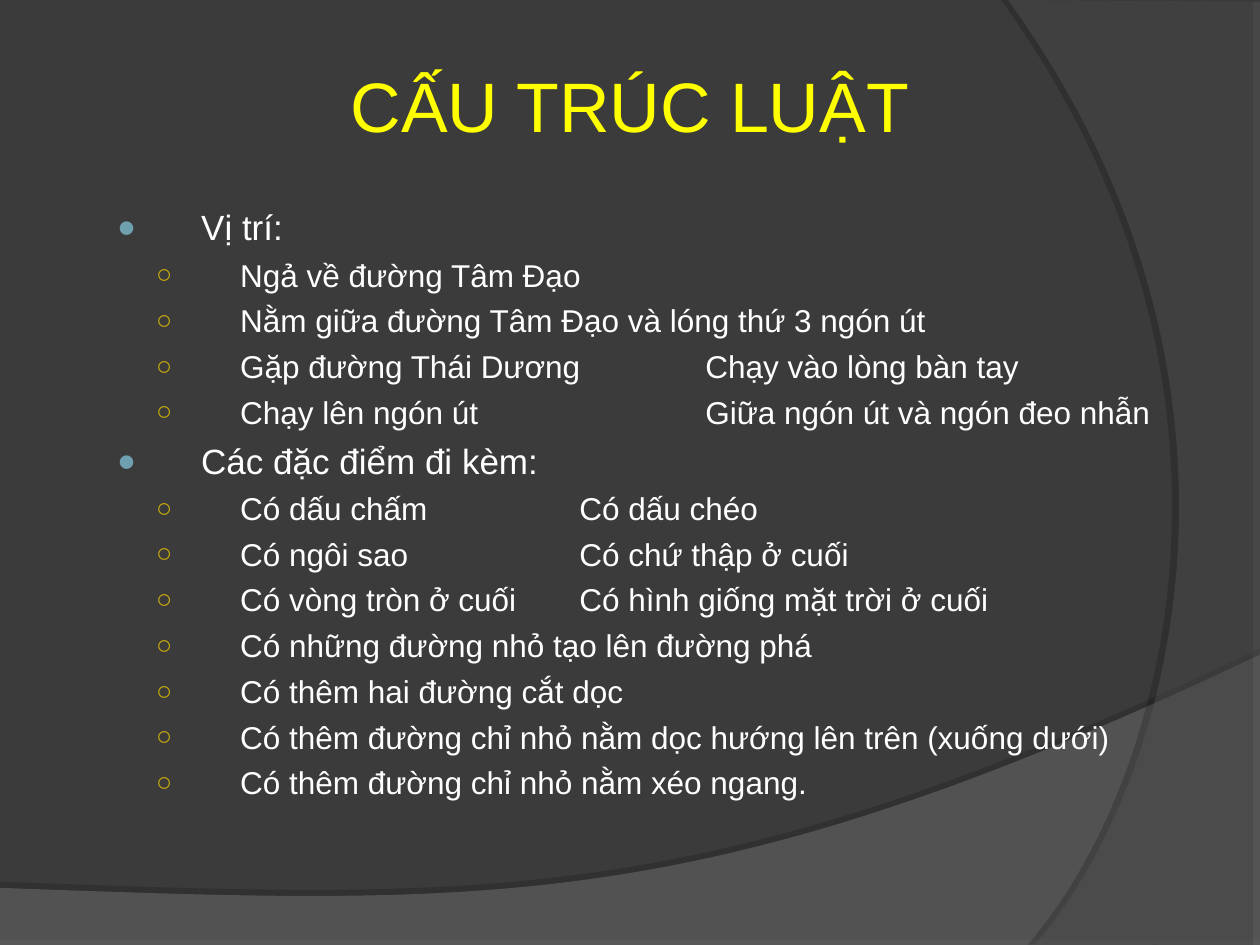
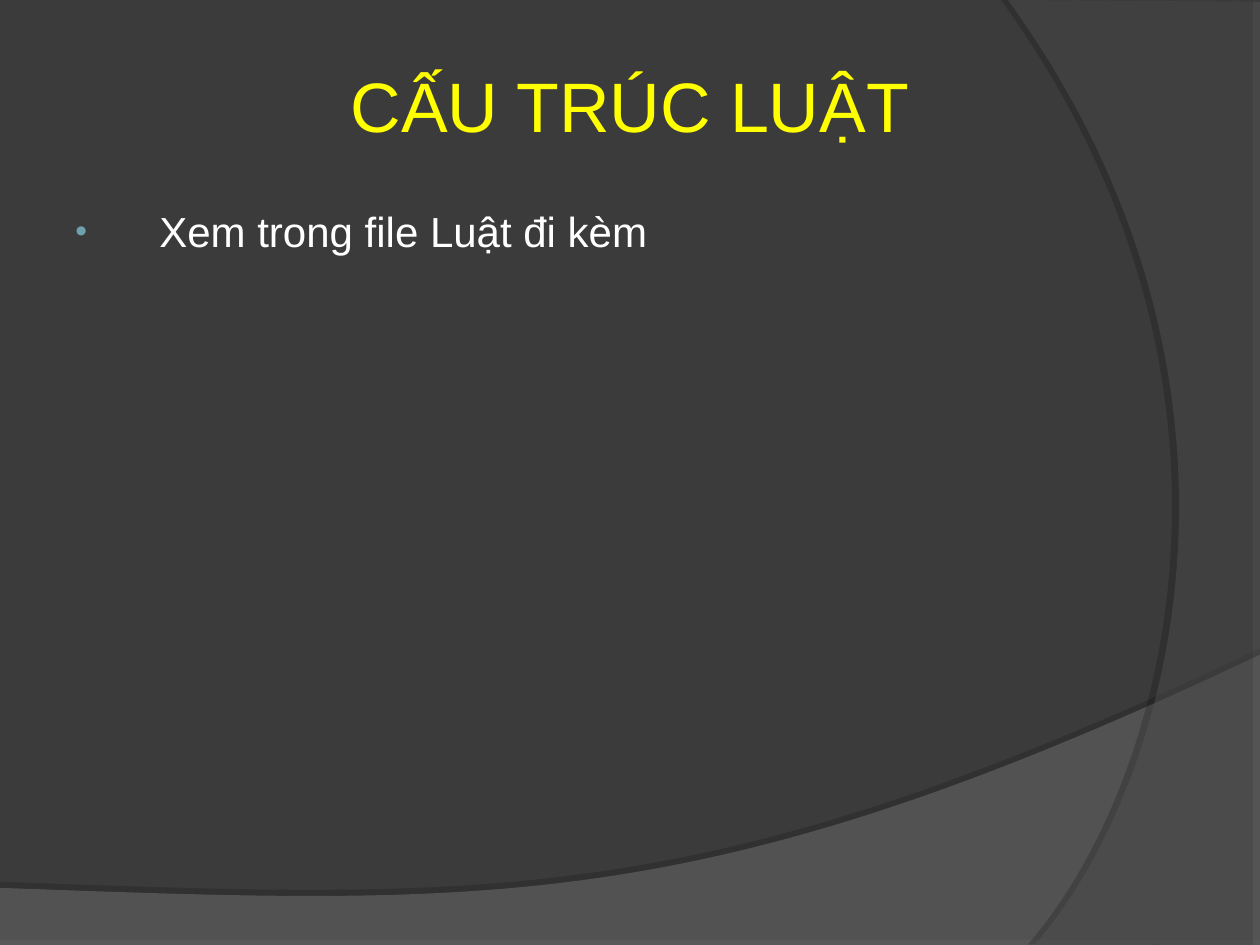
Before and after one commit to trungvdhp/duongtinhduyen, a slide deck: slide 15 of BaoCao/HCG_Duong_Tinh_Duyen_Report.ppt (slide 16 before the commit). Drawn at 1260x945 pixels with LibreOffice and Linux fonts; fonts in the diff are those of the drawing. Boxes give left, top, right and bottom in pixels: in the first picture for what was removed or moved away, otherwise in the second. Text is boxed around its words. In the diff, an @@ line names an element or a change of style, - is before the commit and + after.

```diff
--- a/BaoCao/HCG_Duong_Tinh_Duyen_Report.ppt
+++ b/BaoCao/HCG_Duong_Tinh_Duyen_Report.ppt
@@ text at (159,216,647,256): text changed; size 18 to 24 pt @@
-  ● Vị trí:
-    ○ Ngả về đường Tâm Đạo
-    ○ Nằm giữa đường Tâm Đạo và lóng thứ 3 ngón út
-    ○ Gặp đường Thái Dương Chạy vào lòng bàn tay
-    ○ Chạy lên ngón út Giữa ngón út và ngón đeo nhẫn
-  ● Các đặc điểm đi kèm:
-    ○ Có dấu chấm Có dấu chéo
-    ○ Có ngôi sao Có chứ thập ở cuối
-    ○ Có vòng tròn ở cuối Có hình giống mặt trời ở cuối
-    ○ Có những đường nhỏ tạo lên đường phá
-    ○ Có thêm hai đường cắt dọc
-    ○ Có thêm đường chỉ nhỏ nằm dọc hướng lên trên (xuống dưới)
-    ○ Có thêm đường chỉ nhỏ nằm xéo ngang.
+• Xem trong file Luật đi kèm
```
Also in this commit, not shown: 1 other slide changed, 3 slides added, 3 slides removed, 26 other files.
